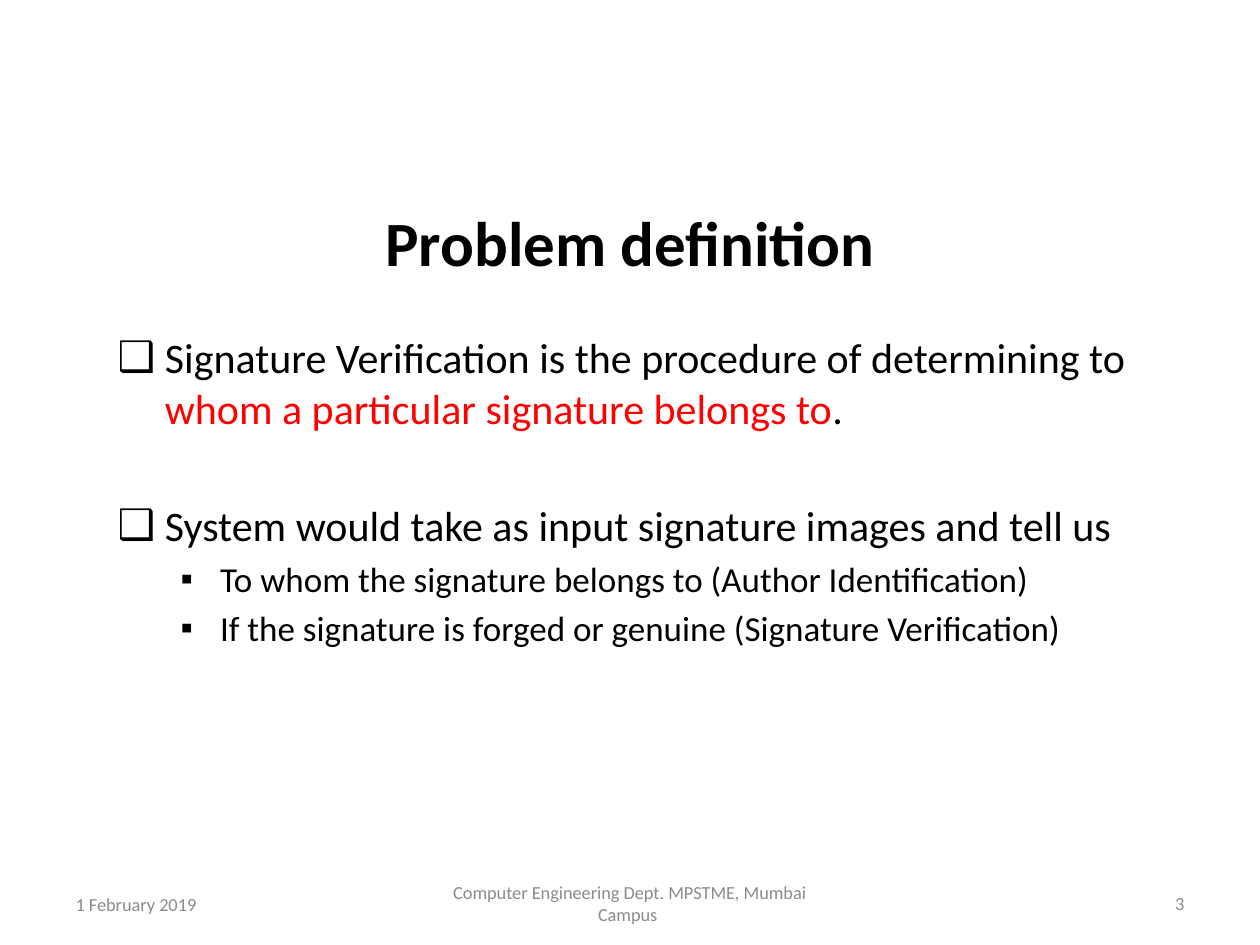
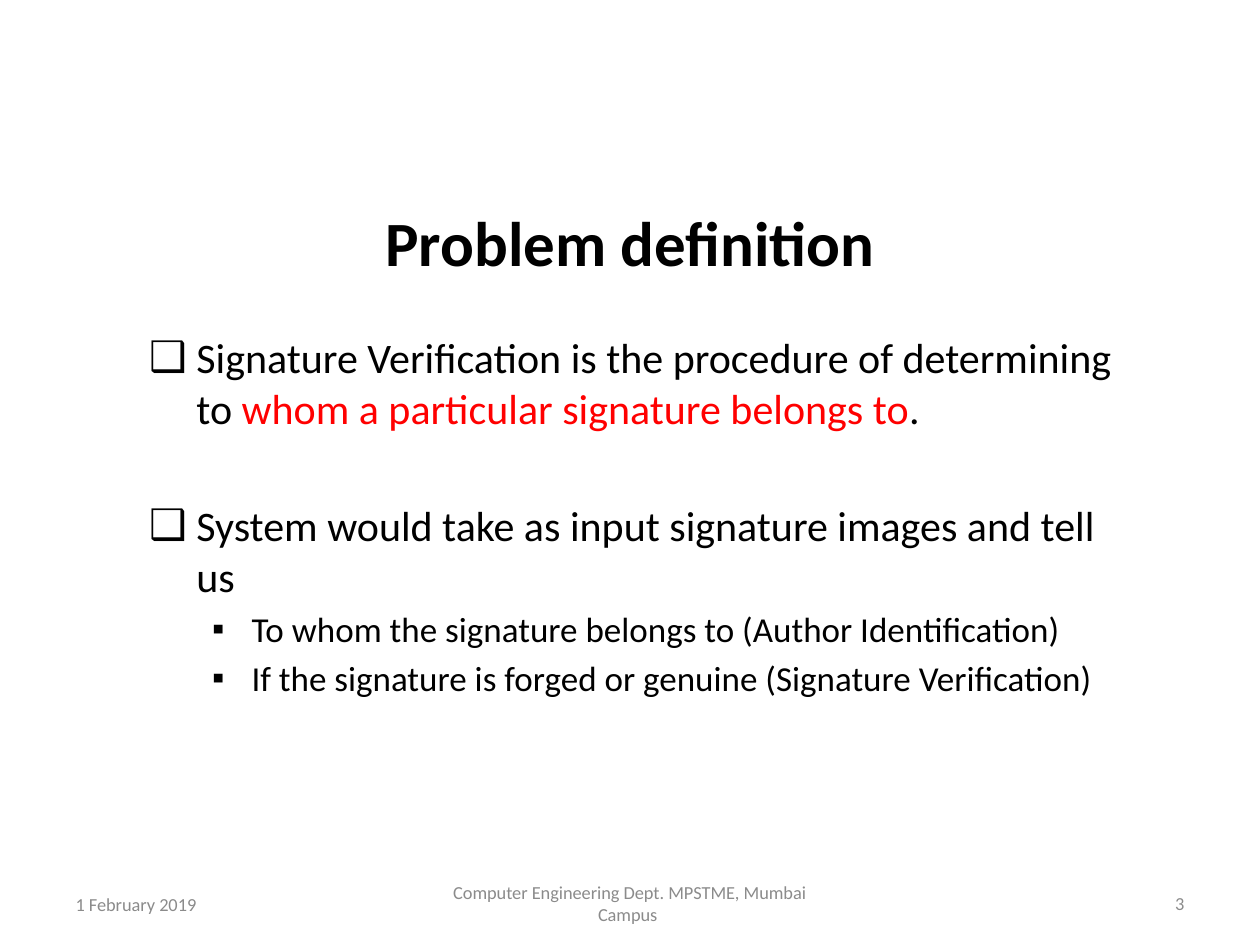
Before and after one commit to TeeeJaey/SignatureVerifier, a slide deck: slide 3 of PPT/B002_ProjectPPT.pptx. Drawn at 1260x945 pixels with LibreOffice and Linux fonts; fonts in the diff are those of the drawing; background and template pictures are left out. Boxes give left, top, right and bottom in pixels: in the first picture for what was removed or moved away, otherwise in the second. Text is boxed around its words. In the diff, an @@ line names an element or a change of style, - is before the commit and + after.

```diff
--- a/PPT/B002_ProjectPPT.pptx
+++ b/PPT/B002_ProjectPPT.pptx
@@ text "Signature Verification is the procedure ..." rewrapped from [165,343,1125,647] to [196,343,1112,697] @@
```
Also in this commit, not shown: 2 other slides changed, 3 other files.
